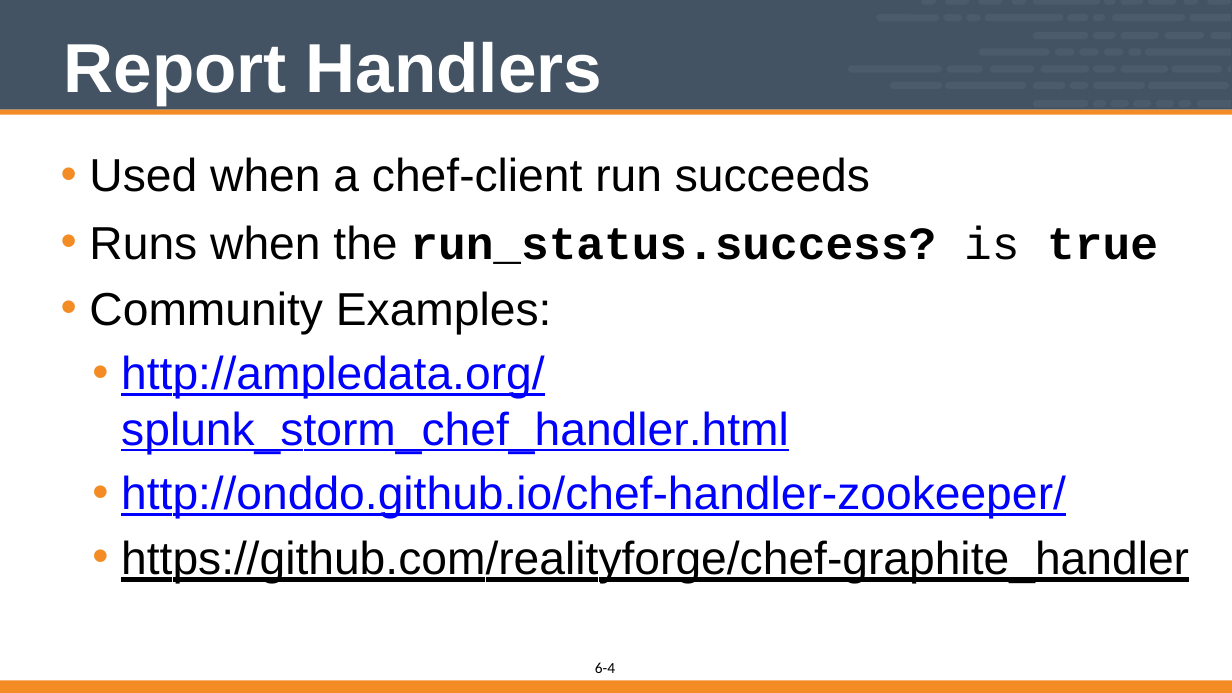
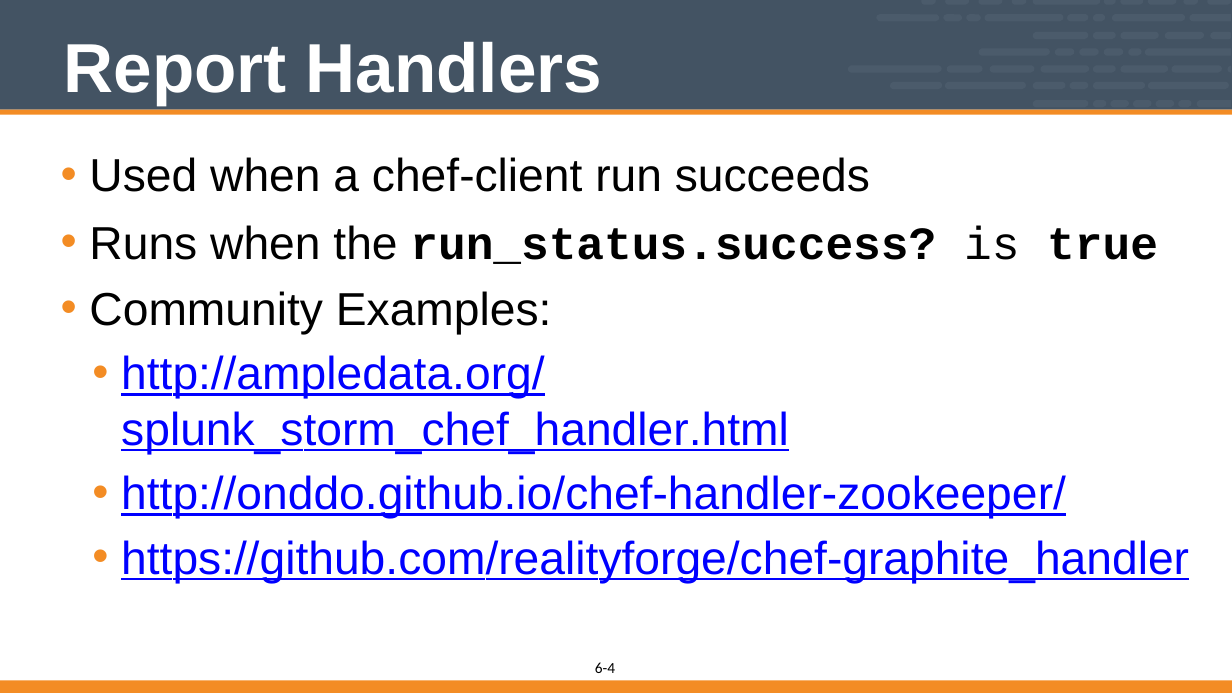
Before and after one commit to vinyar/chef-intermediate, a slide deck: slide 4 of 06-implementing_chef_handlers.pptx. Drawn at 1232x693 pixels with LibreOffice and Linux fonts; fonts in the diff are those of the drawing. Boxes give left, top, right and bottom in pixels: in the first picture for what was removed or moved away, otherwise in the second. Text is boxed around its words. In the diff, an @@ line names an element or a change of style, - is before the commit and + after.

Commit message:
Updated Chef Handler
* Updated a few of the fonts and formatting (still some that I don't want to fix because they were converted to smart objects)

```diff
--- a/06-implementing_chef_handlers.pptx
+++ b/06-implementing_chef_handlers.pptx
@@ text at box(121, 540, 1189, 583): text colour #000000 to #0000FF in "https://github.com/realityforge/chef-graphite_handler" @@
```
Also in this commit, not shown: 7 other slides changed, 1 slide added.
